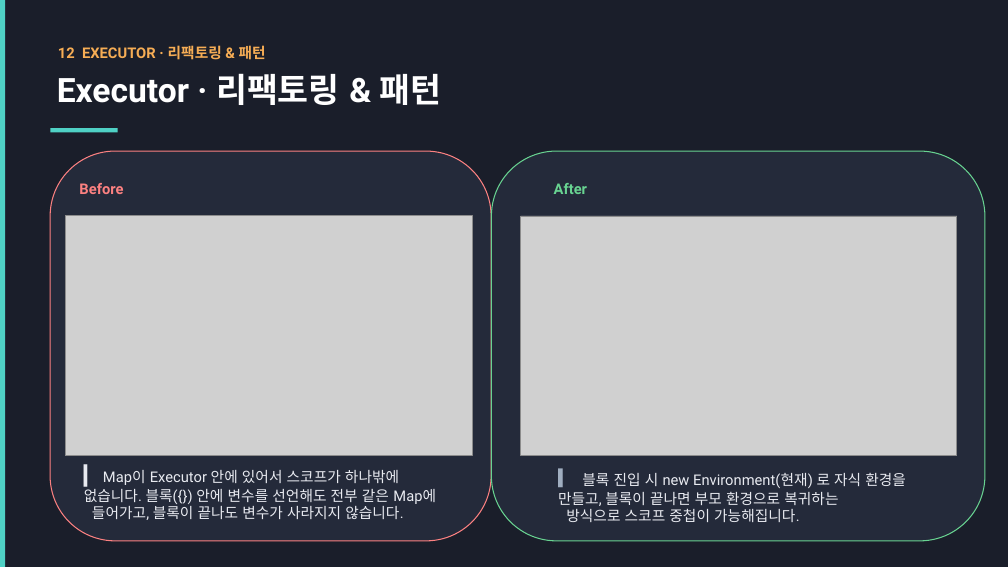
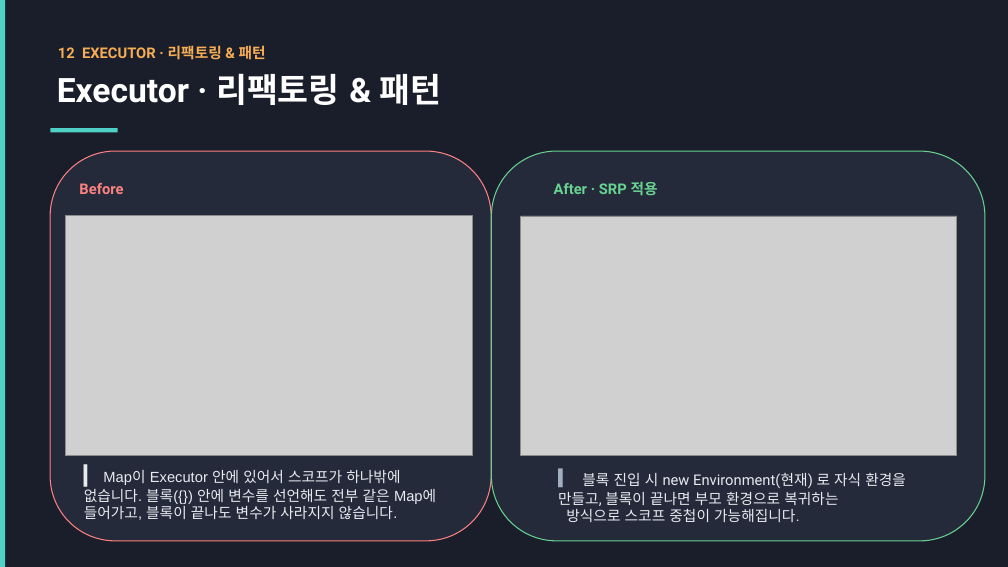
Before and after one commit to YongBonJeon/CodeFab, a slide deck: slide 16 of A팀.pptx. Drawn at 1008x567 pixels with LibreOffice and Linux fonts; fonts in the diff are those of the drawing; grey boxes stand for pictures. Boxes give left, top, right and bottom in pixels: in the first picture for what was removed or moved away, otherwise in the second. Text is boxed around its words. In the diff, an @@ line names an element or a change of style, - is before the commit and + after.

```diff
--- a/A팀.pptx
+++ b/A팀.pptx
@@ text at [554, 181, 658, 196]: text changed @@
-After
+After · SRP 적용
@@ text at [84, 470, 436, 520]: text changed; font Roboto to Arial @@
-▎ Map이 Executor 안에 있어서 스코프가 하나밖에 없습니다. 블록({}) 안에 변수를 선언해도 전부 같은 Map에
-들어가고, 블록이 끝나도 변수가 사라지지 않습니다.
+▎ Map이 Executor 안에 있어서 스코프가 하나밖에 없습니다. 블록({}) 안에 변수를 선언해도 전부 같은 Map에 들어가고, 블록이 끝나도 변수가 사라지지 않습니다.
```
Also in this commit, not shown: 2 other slides changed.
